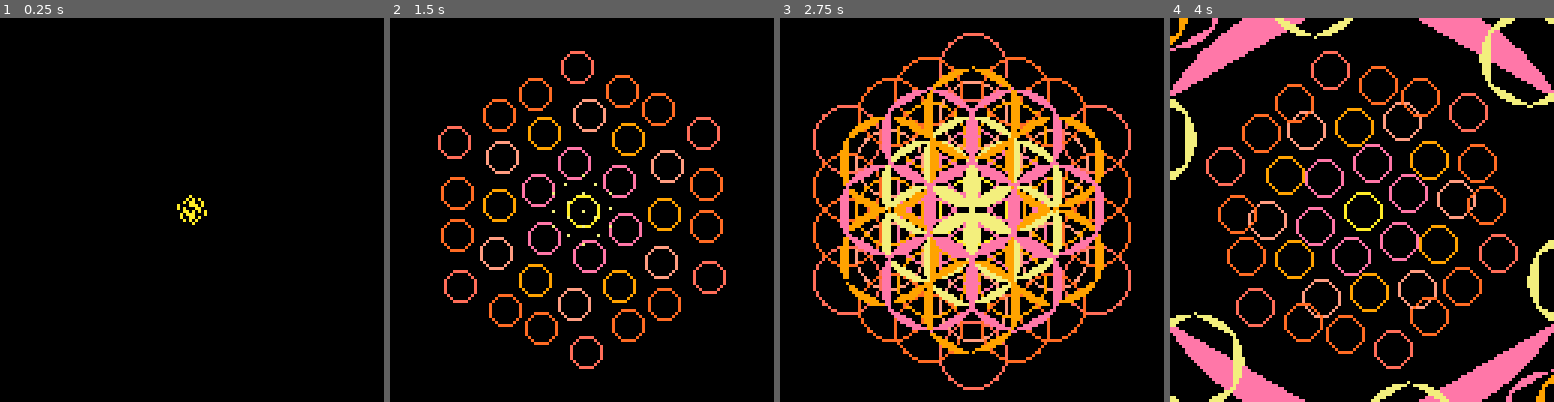
Above: before the commit, frames 1-4 (left to right).
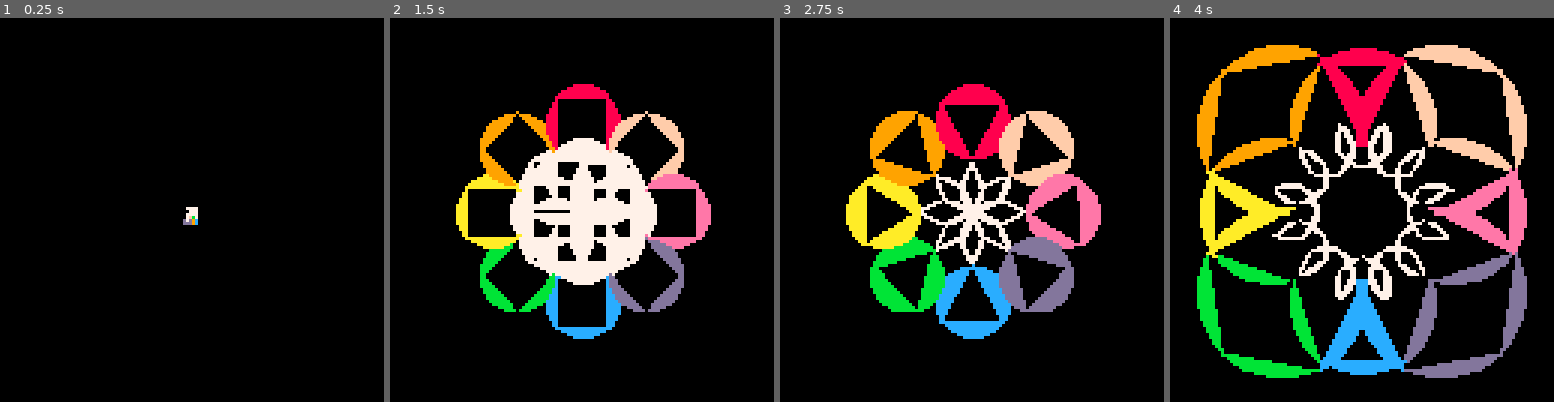
Above: after the commit, the same moments.

Repository: bitchunk/p8graphs
Game: PICO-8 cartridge streamoflife.p8
Two runs of this game, one before a commit and one after it. Both use one fixed random seed, a clock stepped at 60 frames per second and the inputs below.
Inputs:
- Up to frame 1 (0.25 s): no input
- Up to frame 2 (1.5 s): tap X (X key) at 0.33, 1.07 s; tap O (Z key) at 0.7 s
- Up to frame 3 (2.75 s): hold Right 1.6-2.1 s; tap O (Z key) at 1.7, 2.1, 2.5 s; tap X (X key) at 1.85 s; hold Up 2.15-2.42 s; hold Right from 2.47 s (still down)
- Up to frame 4 (4 s): tap O (Z key) at 2.9, 3.3, 3.7 s; tap X (X key) at 2.97 s; release Right at 3.03 s; hold Left 3.08-3.58 s; hold Down 3.63-3.97 s

The runs differ from the first frame. In frame 1, 0.3% of the frame differs, in the area x 46-54%, y 46-54%; in frame 2, 21%; in frame 3, 35%; in frame 4, 42%, in the area x 0-100%, y 0-100%.

Commit message:
streamoflife更新、リリース

Diff:
--- a/streamoflife.p8
+++ b/streamoflife.p8
@@ -374,69 +374,34 @@
 end
 dbg'd?'
 -->8
+--main
 function _init()
---upd=mkscenes(msplit'fsc set key flc ftr')
---upd=mkscenes(msplit'fsc set key flc ftr')
-upd=mkscenes(msplit'set key ftr flc')
-drw=mkscenes(msplit'drw seg')
---trs=mkscenes(msplit'trs fec')
-trs=mkscenes(msplit'fsc trs fec')
-flws={}
---flwsb={}
+upd=mkscenes(msplit'ftr rec')
+drw=mkscenes(msplit'drw red')
+trs=mkscenes(msplit'fsc trs')
 flwb={}
-traceofs=10
 
 scmd([[
-key st keycheck 0
 drw st flowerd 0
 ftr st flowert 0
 ]]
 )
---flowerofseed()
---stop()
---sample()
---pal(tbfill(7,0,15))
---pal(4,4)
---pal(2,2)
---pal(11,11)
---pal(7,9)
---pal(5,10)
---pal(10,15)
---pal(9,7)
---pal(15,11)
-segfloweroflife()
---floweroflife()
---seedoflife()
-
---local t=htbl[[
---{{
---{1 1 0 11 0 0.50}
---{2 6 0 11 16 1.00}
---{3 6 0 11 32 -0.5}
---{4 6 0 11 28 -0.75}
---{5 6 0 11 48 0.25}
---{6 6 0 11 42 0.36}
---{7 6 0 11 42 0.64}
---} 60}
---]]
---scmd([[
---fsc ps fsetscript 0
---]],t)
---[[
-trs ps flowerde 50
-trs ps flowerde 100
-trs ps flowerde 150
-trs ps flowerde 90
-]]
---bat=t
-
---dmp(#t)
---scmd([[
---trs ps flowerde 90
---]],clone(t))
-
---id,number,radius,col,distance,angle
-
+
+flowerp8life()
+--sframes=segfloweroflife()
+--sframes=segmentoflife()
+--sframes=floweroflife()
+--sframes=seedoflife()
+
+poke('0x8000',0)
+menuitem(1,'●record gif ⁙1',function()
+	poke('0x8000',1)
+	extcmd'reset'
+end)
+menuitem(2,'●record gif loop',function()
+	poke('0x8000',2)
+	extcmd'reset'
+end)
 end
 function _update60()
 	foreach(upd,transition)
@@ -456,7 +421,7 @@
 
 end
 -->8
-
+--draw update process
 function flowert()
 
 	tmap(_scal.fsc.ords,function(v,i)
@@ -475,33 +440,6 @@
 --	dbg(#_scal.fsc.ords)
 end
 
-function flowerde()
-if _fst then
-_prm=clone(_prm)
---#_prm[1][1]
---_prm={unpack(_prm)
-end
-
-if _lst then
-	tmap(_prm,function(v,i)
-		if tonum(i) then
-			v[1]=clone(v[1])
-			tmap(v[1],function(v,i)
---				v={unpack(v)}
---				v[1]+=100
-				v[1]+=#flwb
---				v[1]+=#_prm[1][1]
-				return v
-			end)
-		end
-	end)
-	_prm.sub=true
-	scmd([[
-		fsc ps fsetscript 0
-	]],_prm)
-end
-end
-
 function flset(fbuf,fsp,w,f)
 
 local s=join(' '
@@ -510,47 +448,53 @@
 )
 --flower set params, flower buffer, draw function
 return scmd(s,{fsp,fbuf,f,sub=_prm.sub})
---return fltbl
 end
 
 function fsetscript()
---local aas=0
-	if _fst then
-		_prm.fltbl={}
-		_prm.ord=nil
-		_prm.flws=_prm.flws or {}
-		tmap(_prm,function(v,i)
-			if tonum(i) then
-				add(_prm.fltbl,v)
+	if _dur==0 then
+		if _fst then
+			_prm.fltbl={}
+			_prm.ord=nil
+			_prm.flws=_prm.flws or {}
+			tmap(_prm,function(v,i)
+				if tonum(i) then
+					add(_prm.fltbl,v)
+				end
+			end)
+		end
+
+		if not _prm.ord or _prm.ord._rm then
+			if not _prm.fltbl[1] then
+				scmd([[
+					fsc ps fsetscript 0
+				]],_prm)
+				return 1
 			end
-		end)
---		aas+=1
---		return
---		dmp('fs')
-	end
-	if not _prm.ord or _prm.ord._rm then
---		dmp('no')
-		if not _prm.fltbl[1] then
+			local o=flset(_prm.flws,unpack(deli(_prm.fltbl,1)))
+			_prm.ord=o[#o]
+		end
+	else
+		if _fst then
+		_prm=clone(_prm)
+		end
+
+		if _lst then
+			tmap(_prm,function(v,i)
+				if tonum(i) then
+					v[1]=clone(v[1])
+					tmap(v[1],function(v,i)
+						v[1]+=#flwb
+						return v
+					end)
+				end
+			end)
+			_prm.sub=true
 			scmd([[
 				fsc ps fsetscript 0
 			]],_prm)
-			return 1
-		end
---		if _prm.ord then
---		?_prm.ord._cnt,0,0,7
---		end
-		local o=flset(_prm.flws,unpack(deli(_prm.fltbl,1)))
-		_prm.ord=o[#o]
---		if _prm.ord then
---		?o[#o]._cnt,32,0,7
---		end
---	dmp({aas,#_scal.trs.ords})
---		dbg(_prm.ord)
-	end
-
---		dmp(_prm.fltbl)
-
---	dbg(#_prm.fltbl)
+		end
+	end
+
 end
 
 --function flowers(fpat,flws,)
@@ -558,150 +502,219 @@
 
 	tmap(fpat,function(v,i)
 		local i,n,r,c,d,a,fn=unpack(v)
-		local f,sc={}
-
+		local f,fb,sc,sb={},{}
+		local pf,fpp
 		for j=1,n do
-			local pf,fpp,x,y,sr,sa,sd,sfn=
-			fbuf[i] and fbuf[i][j]
+			pf,fpp=
+			fbuf[i] and fbuf[i][j] or pf
 			,{}
-			,64,64,0,0,0
+			local x,y,sr,sa,sd,sfn=
+			64,64,0,0,0
 
 			if pf then
+				-- pre params use as start params
 				fpp,sa,sd,sfn=unpack(pf)
-				x,y,sr,sc,s,l=unpack(fpp)
---				dmp(fn)
+				x,y,sr,sc,sb=unpack(fpp)
 			end
-			fpp={x,y,sr,c,unpack(fn or sfn or {},2)}
+
+			fpp={x,y,sr,c,sb}
 			f[j]={
 				fpp,sa,sd --current
-				,fn or sfn or {'circ'} --drawfn
---				,fn and fn[1] or 'circ' --drawfn
-				,sr,sa,sd  --start
-				,r,a,d,n				--end & prms
+				,fn or sfn --drawfn
+				,sr,sa,sd,fpp  --start
+				,r,a,d,n,{}				--end & prms
 			}
+--			dmp(sb)
 		end
 		fbuf[i]=f
 	end)
---	dmp(fbuf)
 end
 
 function flowerc()
 	if _fst then
---	dmp(_prm[1])
 		flowers(unpack(_prm))
 	end
---	dbg(_cnt)
---		dmp(flws)
 	fbuf=_prm[2]
---	func=_ENV[_prm[3]]
---	dmp(func)
---	dbg(#flws)
 	tmap(fbuf,function(v,i)
-
---	dbg(i)
---	tmap(_prm[3],function(v)
 		tmap(v,function(v,j)
 			local pr
 			,fpp,a,d
 			,fn
-			,sr,sa,sd
-			,er,ea,ed,n=sin(_rate'0 -0.25'),unpack(v)
+			,sr,sa,sd,sb
+			,er,ea,ed,n,eb=sin(_rate'0 -0.25'),unpack(v)
 --			dmp()
-			a=_rate({sa,ea},_dur,_cnt*pr)
-			d=_rate({sd,ed},_dur,_cnt*pr)
+			local cntp=_cnt*pr
+			a=_rate({sa,ea},_dur,cntp)
+			d=_rate({sd,ed},_dur,cntp)
+			r=_rate({sr,er},_dur,cntp)\1
+
 			local ex,ey=
 			d*sin(j/n+a)+64
 			,d*cos(j/n+a)+64
-			r=(_rate({sr,er},_dur,_cnt*pr))\1
 
 			if _lst then
 				sr,sa,sd=er,ea,ed
 			end
 
-			fpp={ex,ey,r,unpack(fpp,4),}
-			fpp[5]=(fn[2] or 0)+j/n
-			if #fpp>5 then
---dmp(fpp)
-end
-			return {fpp,a,d,fn,sr,sa,sd,er,ea,ed,n}
+			fpp={ex,ey,r,fpp[4]}
+			if fn then -- segfill process
+				fpp[5]=fpp[5] or {}
+				--sb: start params backup
+				--make segfill group
+				local sba=sb[5] or {}
+				local dl=#{unpack(fn,4)}
+--				dbg(dl)
+				for i=1,dl do
+					local b={ex,ey,r,fn[3+i] or fpp[4]
+					,_rate({sba[i] and sb[5][i][5] or j/n,(fn[2] or 0)+j/n+i/fn[3]},_dur,cntp)
+					,_rate({sba[i] and sb[5][i][6] or 1/fn[3],1/(fn[3] or 0)},_dur,cntp)
+					}
+					fpp[5][i]=b
+				end
+				sb[5]=fpp[5]
+--				dmp(fpp)
+			end
+
+			return {
+				fpp,a,d
+				,fn
+				,sr,sa,sd,sb
+				,er,ea,ed,n,{}
+			}
 		end)
 		flwb[i]=v
---		add(flwb,v)
 	end)
---	if #flws>=14 then
---	dmp(flwb)
---	end
---dbg(#flwb)
---dmp(flws)
---dbg(_cnt)
---dbg(#flwb)
 
 end
 
 function flowerd()
---dmp(flwb)
---	foreach()
+local c=0
 	tmap(flwb,function(v)
 		tmap(v,function(v)
---dmp(_ENV[v[6]])
---if v[8]=='segfill' then
---dmp(1)
---end
-			_ENV[v[4][1]](unpack(v[1]))
+				if v[1][5] then
+					local f=_ENV[v[4][1]]
+					if f then
+						tmap(v[1][5],function(v)
+--						if btn(5) then
+--					flip()
+--					flip()
+--					flip()
+--					flip()
+----					rectfill(0,0,16,6,0)
+----					?c,0,0,7
+--					end
+							f(unpack(v))
+							c+=1
+						end)
+					end
+				else
+					circ(unpack(v[1]))
+				end
 		end)
 
 	end)
+--	dbg(c)
 --	flwb={}
 end
 
-function segmentd()
-	tmap(segb,function(v)
-		tmap(v,function(v)
-			segfill(unpack(v))
-		end)
-	end)
+function recv()
+--less frame drop in update process
+	if _fst then
+		scmd[[red ps recds 1]]
+	elseif _lst then
+		scmd[[red ps recde 1]]
+	end
+end
+
+function recds()
+	extcmd'rec'
+end
+
+function recde()
+	extcmd'video'
 end
 -->8
+--exlib set
 function segfill(x,y,r,c,s,d)
 	color(c)
 	local e=s+mid(d,1,-1)
+	y=(y+0.5)\1
+	r=(r+0.5)\1
 	if s>e then
 		s,e=e,s
 	end
-
 	local sx,sy,ex,ey,se=
 							sin(s)*r,cos(s)*r
 							,sin(e)*r,cos(e)*r
-							,-1
-	if sy>ey then
+							,1
+	if sy>ey or sy==ey and sx>0 then
 		sx,sy,ex,ey,se=ex,ey,sx,sy
-		,1
-	end
-
-	local sel,sr,er=(e-s),s%1\0.5,e%1\0.5
-
-	--top-r to start-y
-	local pr,u,d=er,-r+1,sy-1
-	while sr do
+		,-1
+	end
+	if e-s<0.075 then
+		line(sx+x,sy+y,ex+x,ey+y)
+	elseif e-s>=1 then
+		circfill(x,y,r)
+	else
+		local sel,sr,er=e-s,s%1\0.5,e%1\0.5
+		--top-r to start-y
+		local pr,u,d,k,lr,rr,t=
+		er,-r,sy,1
+		,r-y+0.5,r+y+0.5
+		while sr do
+--			color(deli(col) or c)
+			if er>0 and sr<1 or sel>0.5 and er==sr then
+				for u=y+u,y+d-0.5*k,k do
+					local xi=sqrt((lr+u)*(rr-u))&0xffff
+					rectfill(x-xi,u,x+xi,u)
+				end
+			end
+			--end-y to bottom-r (switch start to end)
+			k,u,d,er,sr,pr=-1,r,ey,sr,pr
+		end
+--		if not btn(0) then
+		--start-y to end-y
 --		color(deli(col) or c)
-		if er>0 and sr<1 or sel>0.5 and er==sr then
-			for u=u,d do
-				local xi=(sqrt((r+u)*(r-u))+0.5)\1
-				rectfill(x-xi,u+y,x+xi,u+y)
-			end
-		end
-		--end-y to bottom-r
-		u,d,er,sr,pr=ey,r,sr,pr
-	end
-
-	--start-y to end-y
---	color(deli(col) or c)
-	local i,xr=(ex-sx)/(ey-sy),sx+x
-	for u=sy,ey&0xffff do
-		rectfill(x-sqrt((r+u)*(r-u))*se,u+y,xr,u+y)
-		xr+=i
-	end
-end
+		sy-=0.5
+		ey+=0.5
+		local i,xr=(ex-sx)/(ey-sy),sx+x
+		for u=y+sy,y+min(r,ey) do
+			rectfill(x+(sqrt((lr+u)*(rr-u))&0xffff)*se,u+1,xr,u+1)
+			xr+=i
+		end
+--		end
+	end
+
+end
+
+-- segfill & trifill ver
+function sectfill(x,y,r,c,s,d)
+	d=mid(d,1,-1)
+	local e=s+d
+	if s>e then
+		s,e=e,s
+	end
+
+	d=abs(d)
+	while d>=0.5 do
+--		c=deli(col) or c
+		segfill(x,y,r,c,s,0.506)
+		s+=0.5
+		d-=0.5
+	end
+	if d>0 then
+		local sx,sy,ex,ey=
+								sin(s)*r,cos(s)*r
+								,sin(e)*r,cos(e)*r
+--		c=deli(col) or c
+		trifill(sx+x,sy+y,x,y,ex+x,ey+y,c)
+
+--		c=deli(col) or c
+		segfill(x,y,r,c,s,d)
+	end
+
+end
+
 
 function trifill(l,t,c,m,r,b,col)
 	color(col)
@@ -750,10 +763,196 @@
 		end
 	end
 end
+
+
+function clone(t)
+	return tmap(cat({},t),function(v)
+	if ttable(v) then
+		return clone(v)
+	end
+	return v
+	end)
+end
+
+--[[
+	- fquery              -- flower effect script.
+	- @param  string q    -- querying effects with "htbl" parsing syntax.
+	- @param  string p    -- specify palette as a contiguous hexadecimal string.
+	- @param  number ...  -- delay time.
+	- @description
+		-- the palette is specified by a string such as 010203040506...
+]]--
+function fquery(q,p,...)
+	local sframes=0
+	pal(htd(p or '0102030405060708090a0b0c0d0e0f'),1)
+	local s=''
+
+	tmap({...},function(v,i)
+		s..=[[fsc ps fsetscript ]]..v..'\n'
+		sframes+=v
+	end)
+	q=htbl(q)
+	local p,f=peek(0x8000),0
+	if p~=0 then
+		tmap(q,function(v,i)
+			sframes+=v[2] or 0
+			if i==1 then
+				f=sframes
+			end
+		end)
+
+		if p==1 then --onece
+			sframes+=f
+			s..="\nrec ps recv "..sframes
+		elseif p==2 then --loop
+			s..="\nrec ps nil "..f
+			s..="\nrec ps recv "..sframes
+		end
+	end
+	scmd(s,q)
+end
 -->8
+--sample data
+function flowerp8life()
+fquery([[
+{{
+{1 4 12 12 12 0.0 {segfill 0.125 4 7 7 7 7}}
+{2 1 12 12 30 0.0 {segfill 0.125 4 7 12 12 12}}
+{3 1 12 12 30 0.125 {segfill 0.25 4 7 11 11 11}}
+{4 1 12 12 30 0.25 {segfill 0.375 4 7 10 10 10}}
+{5 1 12 12 30 0.375 {segfill 0.5 4 7 9 9 9}}
+{6 1 12 12 30 0.5 {segfill 0.625 4 7 8 8 8}}
+{7 1 12 12 30 0.625 {segfill 0.75 4 7 15 15 15}}
+{8 1 12 12 30 0.75 {segfill 0.875 4 7 14 14 14}}
+{9 1 12 12 30 0.875 {segfill 1 4 7 13 13 13}}
+} 60}
+{{
+} 30}
+{{
+{1 8 12 12 12 0.0 {segfill 0.125 8 7 7 7 7}}
+{2 1 12 12 30 0.0 {segfill -0.1667 3 7 12 12 12}}
+{3 1 12 12 30 0.125 {segfill -0.0417 3 7 11 11 11}}
+{4 1 12 12 30 0.25 {segfill 0.08333 3 7 10 10 10}}
+{5 1 12 12 30 0.375 {segfill 0.2083 3 7 9 9 9}}
+{6 1 12 12 30 0.5 {segfill 0.333 3 7 8 8 8}}
+{7 1 12 12 30 0.625 {segfill 0.4583 3 7 15 15 15}}
+{8 1 12 12 30 0.75 {segfill 0.5833 3 7 14 14 14}}
+{9 1 12 12 30 0.875 {segfill 0.7083 3 7 13 13 13}}
+} 60}
+{{
+} 30}
+{{
+{1 12 9 12 24 0.0 {segfill 0.0 6 7 7 7 7}}
+{2 1 24 12 30 0.0 {segfill 0.5 5 13 12 11}}
+{3 1 28 12 38 0.125 {segfill -0.475 5 12 11 11 10}}
+{4 1 24 12 30 0.25 {segfill 0.75 5 11 10 9}}
+{5 1 28 12 38 0.375 {segfill -0.225 5 10 9 9 8}}
+{6 1 24 12 30 0.5 {segfill 1 5 9 8 15}}
+{7 1 28 12 38 0.625 {segfill 0.025 5 8 15 15 14}}
+{8 1 24 12 30 0.75 {segfill 1.25 5 15 14 13}}
+{9 1 28 12 38 0.875 {segfill 0.275 5 14 13 13 12}}
+} 30}
+{{
+} 60}
+]]
+,nil
+,0
+)
+end
+
 function segfloweroflife()
-pal(htd'f202f404f9fe070809ff0af7',1)
-local t=htbl[[
+fquery([[
+{{
+{1 1 0 12 0 0.0 {segfill 0 6 12 12 12 12 12 12}}
+{2 6 0 12 0 0.0 {segfill 0 6 5 4 4 5 5 5}}
+{3 6 0 12 0 0.25 {segfill 0 6 12 12 12 12 12 12}}
+{4 6 0 12 0 0.0 {segfill 0 6 5 5 5 5 11 11}}
+{5 6 0 12 0 0.0 {segfill 0.1667 6 12 12}}
+{6 6 0 12 0 0.053 {segfill 0.1667 6 5 5 11}}
+{7 6 0 12 0 0.113 {segfill 0.1667 6 11 5 5}}
+{8 6 0 12 0 0.0833 {segfill 0.333 6 12}}
+} 60}
+{{
+{1 1 16 12 0 0.0 {segfill 0 6 12 12 12 12 12 12}}
+{2 6 16 12 16 0.0 {segfill 0 6 5 4 4 5 5 5}}
+{3 6 16 12 28 0.25 {segfill 0 6 12 12 12 12 12 12}}
+{4 6 16 12 32 0.0 {segfill 0 6 5 5 5 5 11 11}}
+{5 6 16 12 48 0.0 {segfill 0.1667 6 12 12}}
+{6 6 16 12 42 0.053 {segfill 0.1667 6 5 5 11}}
+{7 6 16 12 42 0.113 {segfill 0.1667 6 11 5 5}}
+{8 6 16 12 56 0.0833 {segfill 0.333 6 12}}
+} 60}
+{{
+} 30}
+{{
+{1 1 16 12 0 0.0}
+{2 6 32 12 28 0.0}
+{3 6 16 12 42 0.25}
+{4 6 16 12 32 0.0}
+{5 6 16 12 48 0.0}
+{6 6 16 12 28 0.053}
+{7 6 16 12 28 0.113}
+{8 6 16 12 16 0.0833}
+} 90}
+{{
+{1 1 16 12 0 0.0}
+{2 6 32 12 64 0.0}
+{3 6 24 12 42 0.25}
+{4 6 24 12 32 0.0}
+{5 6 24 12 48 0.0}
+{6 6 8 12 28 0.053}
+{7 6 8 12 28 0.113}
+{8 6 16 12 16 0.0833}
+} 90}
+{{
+} 60}
+]]
+,'f2f303fafb0b070809fffc0c0dfd'
+,0)
+end
+
+function segmentoflife()
+fquery([[
+{{
+{9 6 16 6 0 0.0 {segfill 0.0 6 9 10 15}}
+{5 6 16 12 28 0.50 {segfill 0 6 6 12 6 12 6 12}}
+} 60}
+{{
+{9 6 16 12 16 0 {segfill 0 3 9 10}}
+{5 6 16 12 28 0.25 {segfill 0 6 6 12 6 12 6 12}}
+} 60}
+{{
+{9 6 16 11 16 0 {segfill 0 3 9 10 4}}
+{5 6 16 12 28 0.25 {segfill 0 6 6 12 6 12 6 12}}
+} 60}
+{{
+{9 6 16 10 16 0 {segfill 0.1888 3 9 10 6}}
+{5 6 16 12 32 0.25 {segfill 0 6 6 12 6 12 6 12}}
+} 60}
+{{
+{9 6 32 9 32 0.25 {segfill 0.25 6 9 10 11 12}}
+{5 6 16 12 28 0.30}
+} 20}
+{{
+{9 6 32 8 32 0.25 {segfill 0.25 6 9 10 11 12 14 15}}
+{5 6 16 12 32 0.35}
+} 20}
+{{
+{9 6 32 7 16 0.25 {segfill 0.25 6 9 10 11 12 14 15}}
+{5 6 16 12 36 0.40}
+} 20}
+{{
+{9 6 32 7 4 0.25 {segfill 0.25 6 9 10 6 12}}
+{5 6 16 12 32 0.425}
+} 10}
+]]
+,'f202f404f9fe070809ff0af7'
+,0
+)
+end
+
+function floweroflife()
+fquery([[
 {{
 {1 1 0 11 0 1}
 {2 6 0 11 0 2}
@@ -764,13 +963,13 @@
 {7 6 0 11 0 0.89}
 } 1}
 {{
-{1 1 0 11 0 0}
+{1 1 0 11 0 0.50}
 {2 6 0 11 16 1.00}
 {3 6 0 11 32 -0.5}
 {4 6 0 11 28 -0.75}
 {5 6 0 11 48 0.25}
 {6 6 0 11 42 0.36}
-{7 6 0 11 42 0.64}
+{7 6 0 11 42 0.54}
 } 60}
 {{
 {1 1 16 11 0 0}
@@ -780,25 +979,6 @@
 {5 6 16 6 48 0.0}
 {6 6 16 5 42 0.11}
 {7 6 16 5 42 0.39}
-{8 6 0 12 0 0}
-{9 6 0 12 16 0.0}
-{10 6 0 12 16 0.0}
-{11 6 0 12 16 0.0}
-{12 6 0 12 16 0.0}
-{13 6 0 12 16 0.0}
-{14 6 0 12 16 0.0}
-{15 6 0 12 32 0.0}
-{16 6 0 12 32 0.0}
-{17 6 0 12 32 0.0}
-{18 6 0 12 32 0.0}
-{19 6 0 12 32 0.0}
-{20 6 0 12 32 0.0}
-{21 6 0 12 28 -0.25}
-{22 6 0 12 28 -0.25}
-{23 6 0 12 28 -0.25}
-{24 6 0 12 28 -0.25}
-{25 6 0 12 28 -0.25}
-{26 6 0 12 28 -0.25}
 } 60}
 {{
 {1 1 16 11 0 0}
@@ -817,25 +997,6 @@
 {5 6 8 6 48 0.0}
 {6 6 8 5 42 0.11}
 {7 6 8 5 42 0.39}
-{8 6 16 14 0 0 {segfill 0 0.1666}}
-{9 6 16 12 16 0.0 {segfill 0 0.1666}}
-{10 6 16 12 16 0.0 {segfill 0.1666 0.1667}}
-{11 6 16 12 16 0.0 {segfill 0.3333 0.1667}}
-{12 6 16 12 16 0.0 {segfill 0.5 0.1667}}
-{13 6 16 12 16 0.0 {segfill 0.6666 0.1667}}
-{14 6 16 12 16 0.0 {segfill 0.8333 0.1667}}
-{15 6 16 9 32 0.0 {segfill 0 0.1666}}
-{16 6 16 9 32 0.0 {segfill 0.1666 0.1667}}
-{17 6 16 9 32 0.0 {segfill 0.3333 0.1667}}
-{18 6 16 9 32 0.0 {segfill 0.5 0.1667}}
-{19 6 16 9 32 0.0 {segfill 0.6666 0.1667}}
-{20 6 16 9 32 0.0 {segfill 0.8333 0.1667}}
-{21 6 16 14 28 -0.25 {segfill 0 0.1666}}
-{22 6 16 14 28 -0.25 {segfill 0.1666 0.1667}}
-{23 6 16 14 28 -0.25 {segfill 0.3333 0.1667}}
-{24 6 16 14 28 -0.25 {segfill 0.5 0.1667}}
-{25 6 16 14 28 -0.25 {segfill 0.6666 0.1667}}
-{26 6 16 14 28 -0.25 {segfill 0.8333 0.1667}}
 } 10}
 {{
 {1 1 14 11 0 0}
@@ -847,106 +1008,6 @@
 {7 6 14 5 42 0.39}
 } 20}
 {{
-} 30}
-{{
-{1 1 0 11 0 0}
-{2 6 0 14 16 1.00}
-{3 6 0 10 32 -0.5}
-{4 6 0 9 28 -0.75}
-{5 6 0 6 48 0.25}
-{6 6 0 5 42 0.36}
-{7 6 0 5 42 0.64}
-{8 6 128 14 0 -0.25}
-{9 6 16 12 128 0.25}
-{10 6 16 12 128 0.25}
-{11 6 16 12 128 0.25}
-{12 6 16 12 128 0.25}
-{13 6 16 12 128 0.25}
-{14 6 16 12 128 0.25}
-{15 6 16 9 160 -0.25}
-{16 6 16 9 160 -0.25}
-{17 6 16 9 160 -0.25}
-{18 6 16 9 160 -0.25}
-{19 6 16 9 160 -0.25}
-{20 6 16 9 160 -0.25}
-{21 6 16 14 152 0.0}
-{22 6 16 14 152 0.0}
-{23 6 16 14 152 0.0}
-{24 6 16 14 152 0.0}
-{25 6 16 14 152 0.0}
-{26 6 16 14 152 0.0}
-} 60}
-
-]]
-
-scmd([[
-fsc ps fsetscript 0
-]],t)
---[[
-trs ps flowerde 80
-trs ps flowerde 160
-
-]]
-end
-
-function floweroflife()
-pal(htd'f202f404f9fe070809ff0af7',1)
-local t=htbl[[
-{{
-{1 1 0 11 0 1}
-{2 6 0 11 0 2}
-{3 6 0 11 0 -1.0}
-{4 6 0 11 0 -1.25}
-{5 6 0 11 0 0.5}
-{6 6 0 11 0 0.61}
-{7 6 0 11 0 0.89}
-} 1}
-{{
-{1 1 0 11 0 0.50}
-{2 6 0 11 16 1.00}
-{3 6 0 11 32 -0.5}
-{4 6 0 11 28 -0.75}
-{5 6 0 11 48 0.25}
-{6 6 0 11 42 0.36}
-{7 6 0 11 42 0.54}
-} 60}
-{{
-{1 1 16 11 0 0}
-{2 6 16 14 16 0.0}
-{3 6 16 10 32 0.0}
-{4 6 16 9 28 -0.25}
-{5 6 16 6 48 0.0}
-{6 6 16 5 42 0.11}
-{7 6 16 5 42 0.39}
-} 60}
-{{
-{1 1 16 11 0 0}
-{2 6 16 14 16 0.0}
-{3 6 16 10 32 0.0}
-{4 6 16 9 28 -0.25}
-{5 6 16 6 48 0.0}
-{6 6 16 5 42 0.11}
-{7 6 16 5 42 0.39}
-} 20}
-{{
-{1 1 8 11 0 0}
-{2 6 8 14 16 0.0}
-{3 6 8 10 32 0.0}
-{4 6 8 9 28 -0.25}
-{5 6 8 6 48 0.0}
-{6 6 8 5 42 0.11}
-{7 6 8 5 42 0.39}
-} 10}
-{{
-{1 1 14 11 0 0}
-{2 6 14 14 16 0.0}
-{3 6 14 10 32 0.0}
-{4 6 14 9 28 -0.25}
-{5 6 14 6 48 0.0}
-{6 6 14 5 42 0.11}
-{7 6 14 5 42 0.39}
-} 20}
-{{
 {1 1 128 11 0 0}
 {2 6 16 14 128 0.0}
 {3 6 16 10 160 0.0}
@@ -955,93 +1016,177 @@
 {6 6 16 5 212 0.11}
 {7 6 16 5 212 0.39}
 } 60}
-
 ]]
-
-scmd([[
-fsc ps fsetscript 0
-trs ps flowerde 80
-trs ps flowerde 160
-]],t)
+,'f202f404f9fe070809ff0af7'
+,0,80,160
+)
 end
 
 function seedoflife()
-local t=htbl[[
-{{
-{1 1 0 7 0 0}
-{2 6 0 10 0 0.5}
-{3 12 0 9 0 -0.5}
-{4 18 0 4 0 1.0}
+fquery([[
+{{
+{1 1 16 7 0 0}
+{2 6 16 10 0 0.5}
 } 1}
-{{
-{1 1 8 7 0 0}
-{2 6 16 10 16 0.5}
-{3 12 16 9 32 -0.5}
-{4 18 16 4 48 1.0}
-} 15}
-]]
-
-scmd([[
-fsc st fsetscript 1
-]],t)
---id,number,radius,col,distance,angle
-
-t=htbl[[
 {{
 {1 1 16 7 0 0}
 {2 6 16 10 16 0.5}
-{3 12 16 9 32 -0.5}
-{4 18 16 4 48 1.0}
-{5 6 16 10 0 0.5}
-{6 12 16 9 0 -0.5}
-{7 18 16 4 0 1.0}
-} 1 circ}
+} 30}
+{{
+} 30}
 {{
 {1 1 20 7 0 0}
 {2 6 20 10 20 0.6}
-{3 12 20 9 40 -0.6}
-{4 18 20 4 60 1.0}
-{5 6 20 7 0 0.5}
-{6 12 20 7 0 -0.5}
-{7 18 20 7 0 1.0}
-} 16 circ}
+} 16}
 {{
 {1 1 16 7 0 0}
 {2 6 16 10 16 0.5}
-{3 12 16 9 32 -0.5}
-{4 18 16 4 48 1.0}
-{5 6 16 7 0 0.5}
-{6 12 16 7 0 -0.5}
-{7 18 16 7 0 1.0}
-} 30 circ}
+} 30}
+{{
+} 30}
 {{
 {1 1 16 7 0 0}
 {2 6 16 10 112 0.5}
-{3 12 16 9 128 -0.5}
-{4 18 16 4 144 1.0}
-{5 6 16 10 16 0.5}
-{6 12 16 9 32 -0.5}
-{7 18 16 4 48 1.0}
-} 60 circ}
+} 60}
 ]]
-scmd([[
-fsc ps fsetscript 0
-]],t)
-end
-
-function clone(t)
-	return tmap(cat({},t),function(v)
-	if ttable(v) then
-		return clone(v)
-	end
-	return v
-	end)
-end
-…(8 lines of a section not shown)…
+,nil
+,0
+)
+end
+…(137 lines of a section not shown)…
Not shown, changed: 129 lines of the sprite sheet (__gfx__) section of streamoflife.p8
Not shown, changed: the thumbnail (__label__) section of streamoflife.p8
